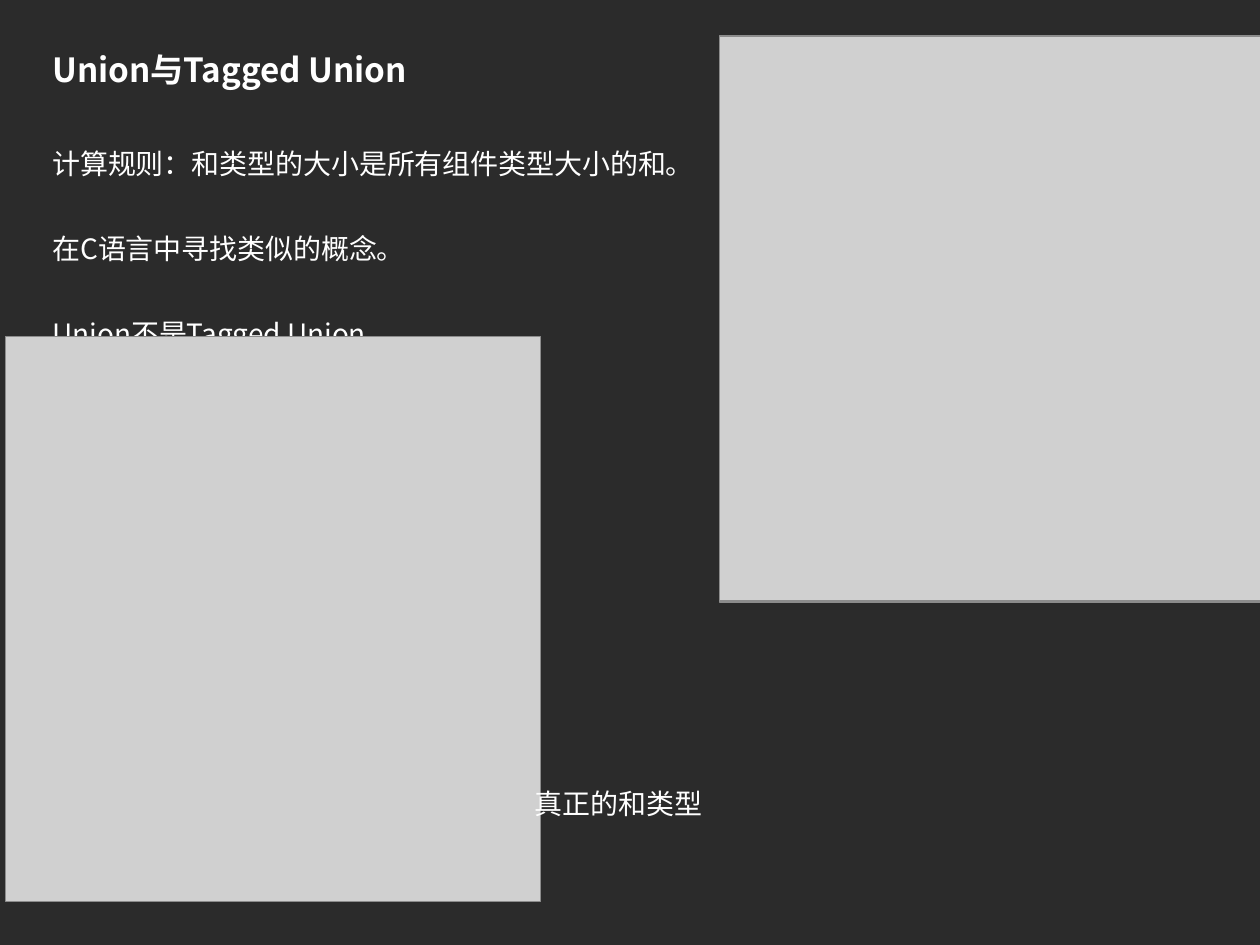
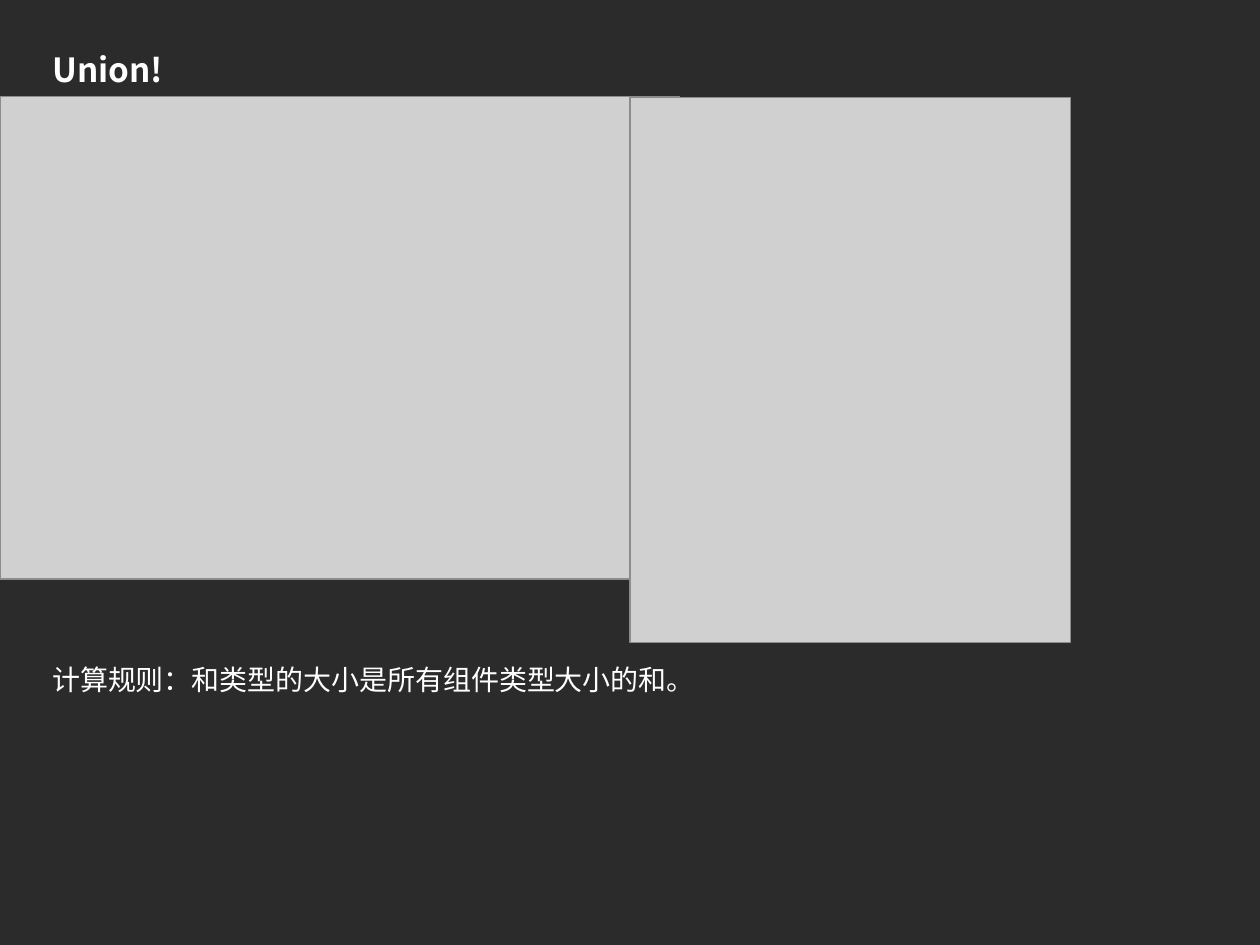
Before and after one commit to imlyzh/pycon, a slide deck: slide 27 of 静态类型的Python.pptx (slide 13 before the commit). Drawn at 1260x945 pixels with LibreOffice and Linux fonts; fonts in the diff are those of the drawing; grey boxes stand for pictures; background and template pictures are left out; a plain dark background stands for a picture behind light text. Boxes give left, top, right and bottom in pixels: in the first picture for what was removed or moved away, otherwise in the second. Text is boxed around its words. In the diff, an @@ line names an element or a change of style, - is before the commit and + after.

```diff
--- a/静态类型的Python.pptx
+++ b/静态类型的Python.pptx
@@ text at [52,55,162,83]: text changed @@
-Union与Tagged Union
+Union!
@@ picture removed at [719,38,1260,602] @@
@@ picture removed at [719,37,1260,601] @@
@@ picture added at [0,97,680,580] @@
@@ picture added at [630,97,1071,643] @@
@@ text removed at [52,235,405,262] @@
-在C语言中寻找类似的概念。
@@ text removed at [52,316,366,352] @@
-Union不是Tagged Union
@@ picture removed at [6,336,541,902] @@
@@ text "计算规则：和类型的大小是所有组件类型大小的和。": place and size @@
-text "计算规则：和类型的大小是所有组件类型大小的和。" at [52,150,694,177]
+text "计算规则：和类型的大小是所有组件类型大小的和。" at [52,666,694,693]
@@ text removed at [535,786,702,822] @@
-真正的和类型
```
Also in this commit, not shown: 10 other slides changed, 15 slides added, 1 slide removed, 21 other files.
